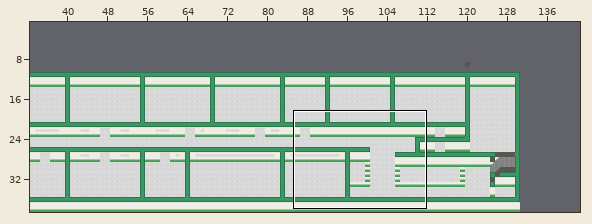
A Tiled map (JSON) gets an edit: public/maps/Orins Academy.tmj. The picture above shows the old version from afar; the outline marks the close-up.
Close-up. The starting point:
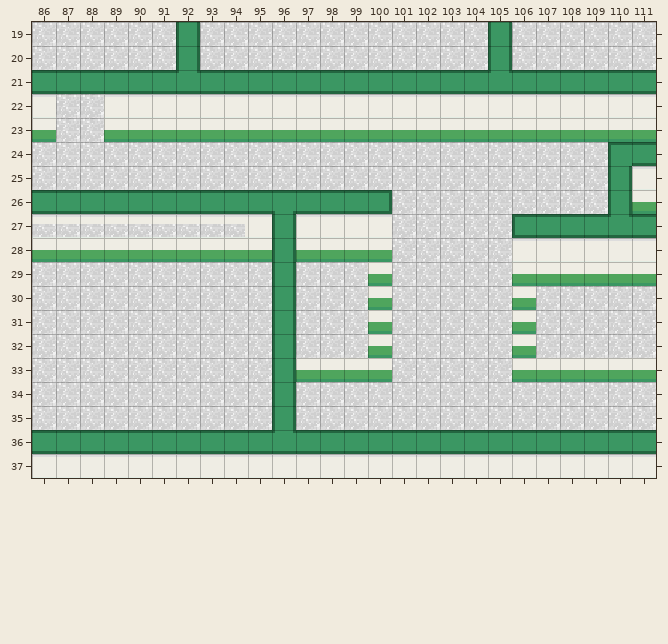
Cells are 16x16 px. Shown: x 86..111, y 19..37. The commit also changed other parts of the map, which this record leaves out. The old version is drawn lined up with the new one.
The same view after the edit:
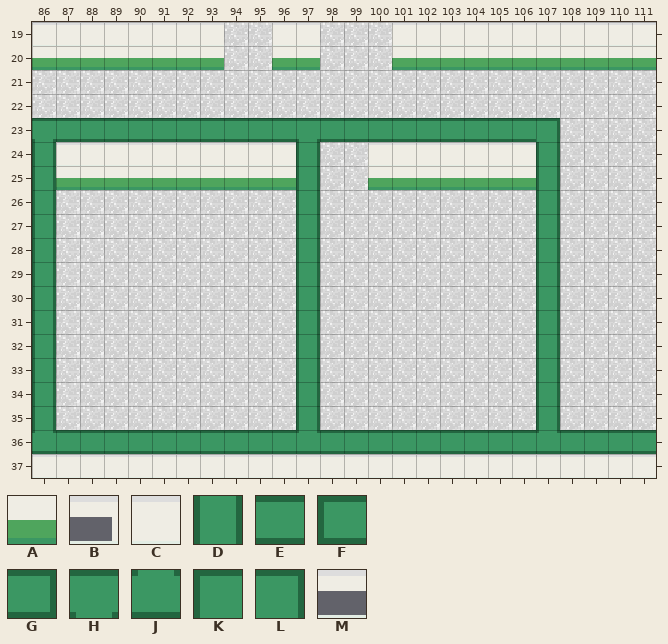
Key: from "lowerwall": A 0; from "upperwall": B 0 flipped left-right, C 1, D 2, E 2 turned 270, F 3 turned 270, G 3 turned 90, H 4, J 4 turned 180, K 5, L 5 turned 90, M 6.
_ is an empty cell, # one hidden under a higher layer.
Tiles of an added or newly shown layer are drawn over the layers below it.
From old to new:
map size 150x50 -> 150x150 cells (old content now starts at 16,9; both pictures use the new coordinates)
Layer "lower wall 1":
y 20: x 86..93 ________ -> AAAAAAAA; x 96..97 __ -> AA; x 101..104 ____ -> AAAA; x 106..111 ______ -> AAAAAA
y 21: x 105 # -> _
y 22: x 92 # -> _; x 105 # -> _
y 23: x 86 A -> _; x 89..111 AAAAAAAAAAAAAAAAAAAAAAA -> _______________________
y 25: x 87..96 __________ -> AAAAAAAAAA; x 100..106 _______ -> AAAAAAA
y 26: x 110..111 #A -> __
y 27: x 110 # -> _
y 28: x 87..96 AAAAAAAAA# -> __________; x 98..100 AAA -> ___; x 110 # -> _
y 29: x 96 # -> _; x 100 A -> _; x 106 A -> _; x 108..111 AAAA -> ____
y 30..32: x 96 # -> _; x 100 A -> _; x 106 A -> _
y 33: x 96 # -> _; x 98..100 AAA -> ___; x 106 A -> _; x 108..111 AAAA -> ____
y 34..35: x 96 # -> _
Layer "upper wall 1":
y 19: x 86..93 ______D_ -> CCCCCCCC; x 96..97 __ -> CC; x 101..111 ____D______ -> CCCCCCCCCCC
y 20: x 92 D -> _; x 105 D -> _
y 21: x 86..111 EEEEEEJEEEEEEEEEEEEJEEEEEE -> __________________________
y 22: x 86 C -> _; x 89..111 CCCCCCCCCCCCCCCCCCCCCCC -> _______________________
y 24: x 87..96 __________ -> CCCCCCCCCC; x 100..106 _______ -> CCCCCCC; x 110..111 KE -> __
y 25: x 110..111 DC -> __
y 26: x 86..100 EEEEEEEEEEHEEEG -> _______________; x 110 D -> _
y 27: x 86..100 MMMMMMMMBCDCCCC -> _______________; x 106..111 FEEEJE -> ______
y 28: x 96 D -> _; x 106..111 CCCCCC -> ______
y 29..35: x 96 D -> _
y 36: x 86 E -> _; x 96..97 JE -> __; x 107 E -> _
Layer "upper border 1" (added):
y 23: x 86..107 ______________________ -> HEEEEEEEEEEHEEEEEEEEEL
y 24..35: x 86 _ -> D; x 97 _ -> D; x 107 _ -> D
y 36: x 86 _ -> J; x 96..97 __ -> EJ; x 107 _ -> J
Where, in picture pixels (left, top, right, bottom), the same in both close-ups:
changed: (32, 22, 656, 433)
